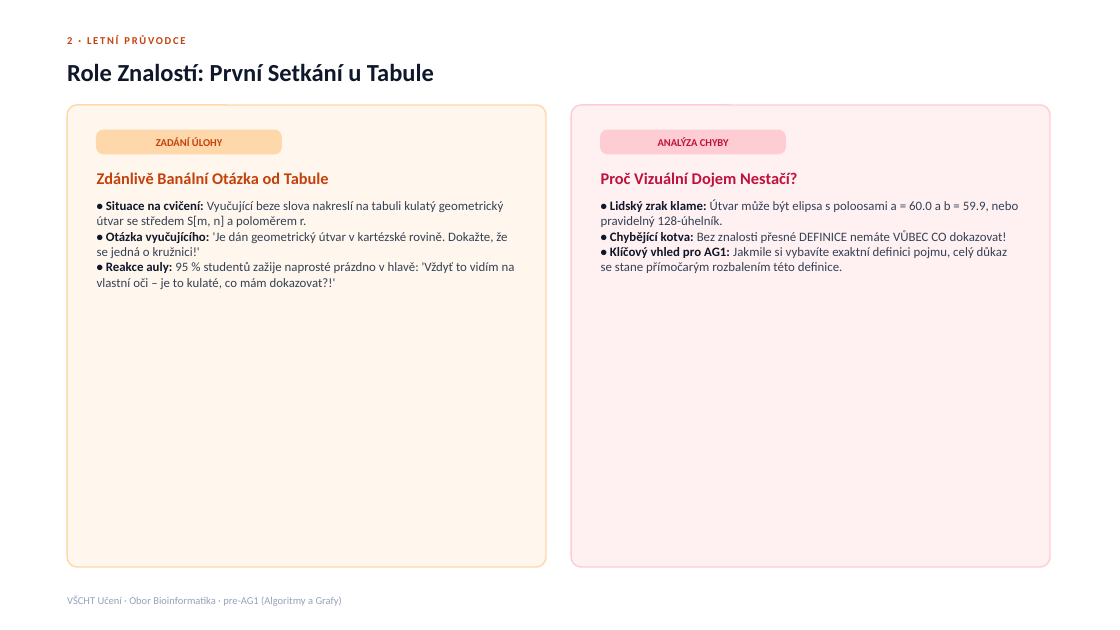
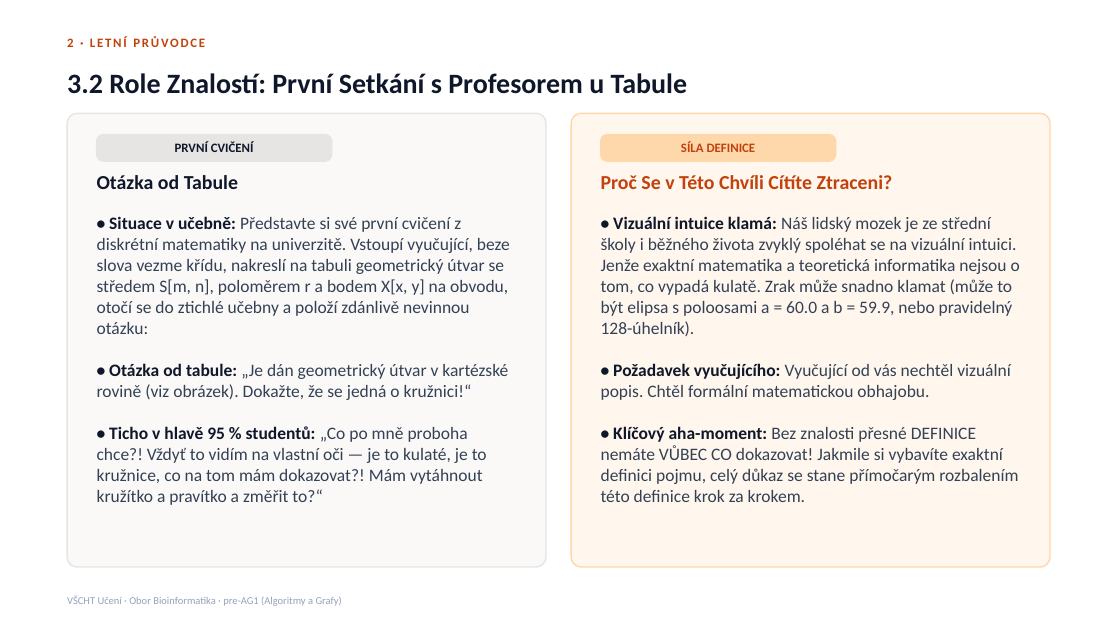
Before and after one commit to kolardavidcz/vscht-uceni-web, a slide deck: slide 7 of pre-ag1-kurz.pptx (slide 20 before the commit). Drawn at 1120x630 pixels with LibreOffice and Linux fonts; fonts in the diff are those of the drawing. Boxes give left, top, right and bottom in pixels: in the first picture for what was removed or moved away, otherwise in the second. Text is boxed around its words. In the diff, an @@ line names an element or a change of style, - is before the commit and + after.

Commit message:
feat(presentation): 1:1 pre-AG1 course slides with 2x font scale (modules 2-8)

```diff
--- a/pre-ag1-kurz.pptx
+++ b/pre-ag1-kurz.pptx
@@ text "2 · LETNÍ PRŮVODCE" at <box>67,36,205,47</box>: size 9 to 11 pt @@
@@ text at <box>67,73,688,94</box>: text changed; size 21 to 24 pt @@
-Role Znalostí: První Setkání u Tabule
+3.2 Role Znalostí: První Setkání s Profesorem u Tabule
@@ rounded rectangle: place and size @@
-rounded rectangle at <box>67,105,546,567</box>
+rounded rectangle at <box>67,113,546,567</box>
@@ rounded rectangle at <box>67,113,546,567</box>: fill #FFF7ED to #FBF9F7; outline #FED7AA 1.2 pt to #E7E5E4 1.2 pt @@
@@ rounded rectangle: place and size @@
-rounded rectangle at <box>571,105,1050,567</box>
+rounded rectangle at <box>571,113,1050,567</box>
@@ rounded rectangle at <box>571,113,1050,567</box>: fill #FFF1F2 to #FFF7ED; outline #FECDD3 1.2 pt to #FED7AA 1.2 pt @@
@@ rounded rectangle: place and size @@
-rounded rectangle at <box>97,130,281,154</box>
+rounded rectangle at <box>97,134,332,161</box>
@@ rounded rectangle at <box>97,134,332,161</box>: fill #FED7AA to #E7E5E4; outline #FED7AA 1 pt to #E7E5E4 1 pt; proportions changed @@
@@ text at <box>175,142,254,152</box>: text changed; size 9 to 11 pt; text colour #C2410C to #0F172A @@
-ZADÁNÍ ÚLOHY
+PRVNÍ CVIČENÍ
@@ rounded rectangle: place and size @@
-rounded rectangle at <box>601,130,786,154</box>
+rounded rectangle at <box>601,134,836,161</box>
@@ rounded rectangle at <box>601,134,836,161</box>: fill #FECDD3 to #FED7AA; outline #FECDD3 1 pt to #FED7AA 1 pt; proportions changed @@
@@ text at <box>681,142,756,152</box>: text changed; size 9 to 11 pt; text colour #BE123C to #C2410C @@
-ANALÝZA CHYBY
+SÍLA DEFINICE
@@ text at <box>97,175,238,189</box>: text changed; size 14 to 17 pt; text colour #C2410C to #0F172A @@
-Zdánlivě Banální Otázka od Tabule
+Otázka od Tabule
@@ text "Otázka od Tabule" at <box>97,175,238,189</box>: vertical alignment middle to top @@
@@ text "Proč Se v Této Chvíli ..." at <box>601,175,893,189</box>: vertical alignment middle to top @@
@@ text at <box>601,175,893,189</box>: text changed; size 14 to 17 pt; text colour #BE123C to #C2410C @@
-Proč Vizuální Dojem Nestačí?
+Proč Se v Této Chvíli Cítíte Ztraceni?
@@ text at <box>97,216,510,505</box>: text changed; size 11 to 15 pt @@
-• Situace na cvičení: Vyučující beze slova nakreslí na tabuli kulatý geometrický útvar se středem S[m, n] a poloměrem r.
-• Otázka vyučujícího: 'Je dán geometrický útvar v kartézské rovině. Dokažte, že se jedná o kružnici!'
-• Reakce auly: 95 % studentů zažije naprosté prázdno v hlavě: 'Vždyť to vidím na vlastní oči – je to kulaté, co mám dokazovat?!'
+• Situace v učebně: Představte si své první cvičení z diskrétní matematiky na univerzitě. Vstoupí vyučující, beze slova vezme křídu, nakreslí na tabuli geometrický útvar se středem S[m, n], poloměrem r a bodem X[x, y] na obvodu, otočí se do ztichlé učebny a položí zdánlivě nevinnou otázku:
+• Otázka od tabule: „Je dán geometrický útvar v kartézské rovině (viz obrázek). Dokažte, že se jedná o kružnici!“
+• Ticho v hlavě 95 % studentů: „Co po mně proboha chce?! Vždyť to vidím na vlastní oči — je to kulaté, je to kružnice, co na tom mám dokazovat?! Mám vytáhnout kružítko a pravítko a změřit to?“
@@ text at <box>601,216,1020,502</box>: text changed; size 11 to 15 pt @@
-• Lidský zrak klame: Útvar může být elipsa s poloosami a = 60.0 a b = 59.9, nebo pravidelný 128-úhelník.
-• Chybějící kotva: Bez znalosti přesné DEFINICE nemáte VŮBEC CO dokazovat!
-• Klíčový vhled pro AG1: Jakmile si vybavíte exaktní definici pojmu, celý důkaz se stane přímočarým rozbalením této definice.
+• Vizuální intuice klamá: Náš lidský mozek je ze střední školy i běžného života zvyklý spoléhat se na vizuální intuici. Jenže exaktní matematika a teoretická informatika nejsou o tom, co vypadá kulatě. Zrak může snadno klamat (může to být elipsa s poloosami a = 60.0 a b = 59.9, nebo pravidelný 128-úhelník).
+• Požadavek vyučujícího: Vyučující od vás nechtěl vizuální popis. Chtěl formální matematickou obhajobu.
+• Klíčový aha-moment: Bez znalosti přesné DEFINICE nemáte VŮBEC CO dokazovat! Jakmile si vybavíte exaktní definici pojmu, celý důkaz se stane přímočarým rozbalením této definice krok za krokem.
```
Also in this commit, not shown: 54 other slides changed, 45 slides added, 53 slides removed, 11 other files.
